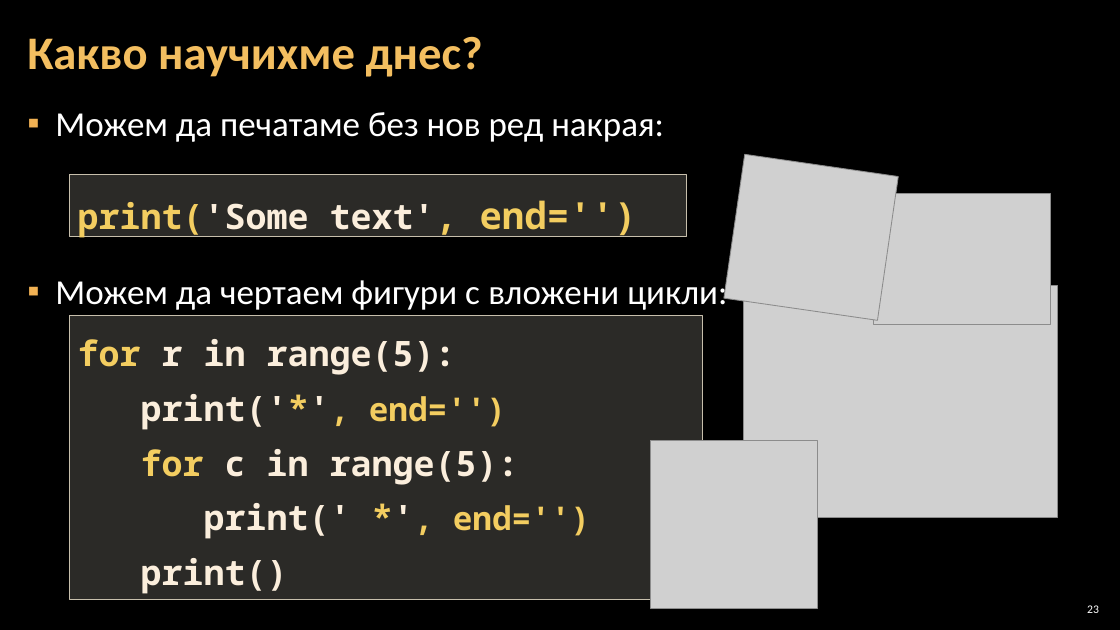
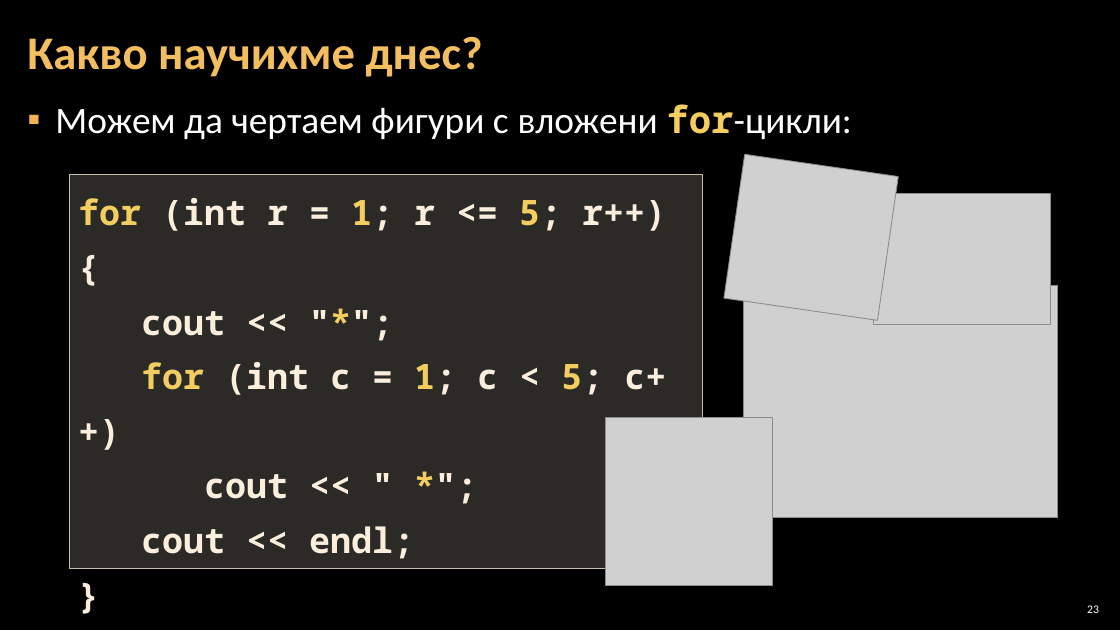
Before and after one commit to Software-University/C-plus-plus, a slide deck: slide 23 of 6. Drawing-with-Loops/6. Drawing-with-Loops.pptx. Drawn at 1120x630 pixels with LibreOffice and Linux fonts; fonts in the diff are those of the drawing; grey boxes stand for pictures; background and template pictures are left out. Boxes give left, top, right and bottom in pixels: in the first picture for what was removed or moved away, otherwise in the second. Text is boxed around its words. In the diff, an @@ line names an element or a change of style, - is before the commit and + after.

```diff
--- a/6. Drawing-with-Loops/6. Drawing-with-Loops.pptx
+++ b/6. Drawing-with-Loops/6. Drawing-with-Loops.pptx
@@ text at <box>55,104,852,139</box>: text changed; size 30 to 32 pt @@
-▪ Можем да печатаме без нов ред накрая:
-▪ Можем да чертаем фигури с вложени цикли:
+▪ Можем да чертаем фигури с вложени for-цикли:
@@ rectangle "for (int r = 1; ...": place and size @@
-rectangle "for (int r = 1; ..." at <box>70,315,702,599</box>
+rectangle "for (int r = 1; ..." at <box>70,174,702,569</box>
@@ rectangle removed at <box>70,175,686,237</box> @@
-print('Some text', end='')
@@ text in rectangle at <box>78,198,666,559</box>: text changed @@
-for r in range(5):
-print('*', end='')
-for c in range(5):
-print(' *', end='')
-print()
+for (int r = 1; r <= 5; r++)
+{
+cout << "*";
+for (int c = 1; c < 5; c++)
+cout << " *";
+cout << endl;
+}
@@ picture: place and size @@
-picture at <box>650,440,818,608</box>
+picture at <box>606,418,773,586</box>
```
Also in this commit, not shown: 15 other slides changed.
